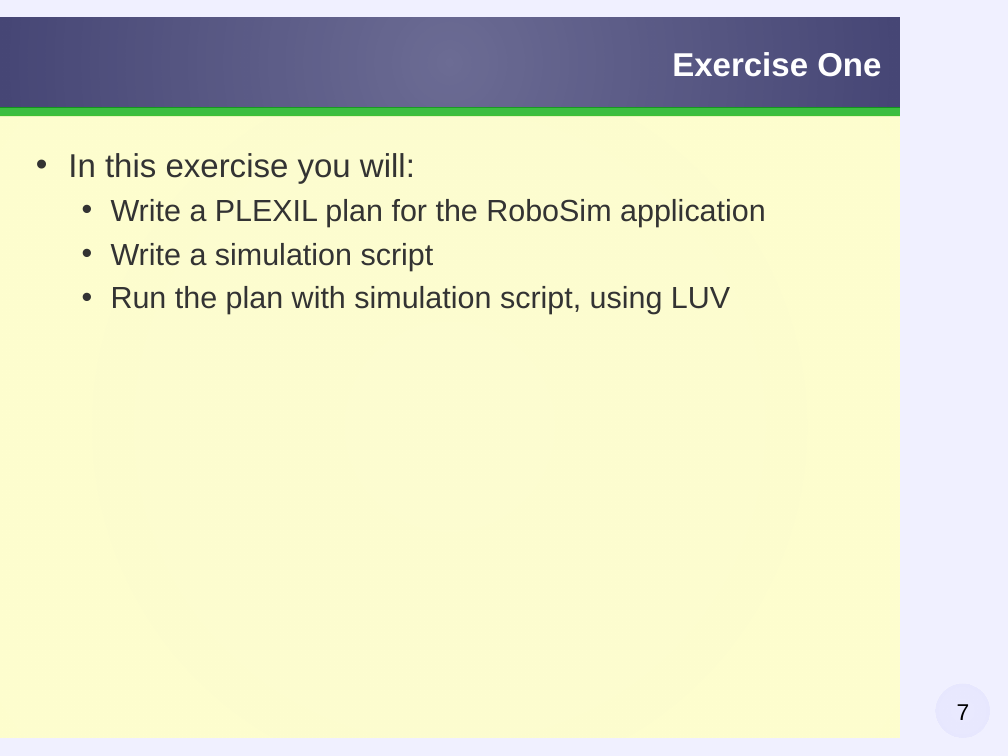
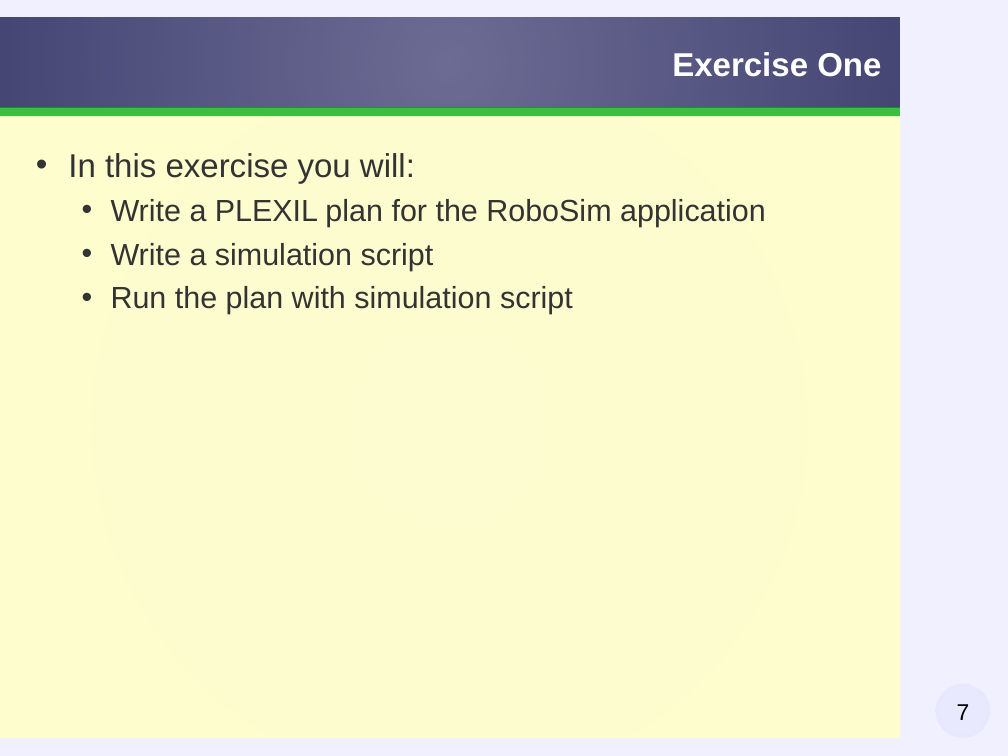
Before and after one commit to taless474/plexil, a slide deck: slide 7 of workshop/slides/plexil-workshop-exercise1.odp. Drawn at 1008x756 pixels with LibreOffice and Linux fonts; fonts in the diff are those of the drawing; background and template pictures are left out. Boxes give left, top, right and bottom in pixels: in the first picture for what was removed or moved away, otherwise in the second. Text is boxed around its words. In the diff, an @@ line names an element or a change of style, - is before the commit and + after.

```diff
--- a/workshop/slides/plexil-workshop-exercise1.odp
+++ b/workshop/slides/plexil-workshop-exercise1.odp
@@ text at (x1=111, y1=286, x2=573, y2=314): text changed @@
-  • Run the plan with simulation script, using LUV
+  • Run the plan with simulation script
```
Also in this commit, not shown: 6 other slides changed, 1 other file.
